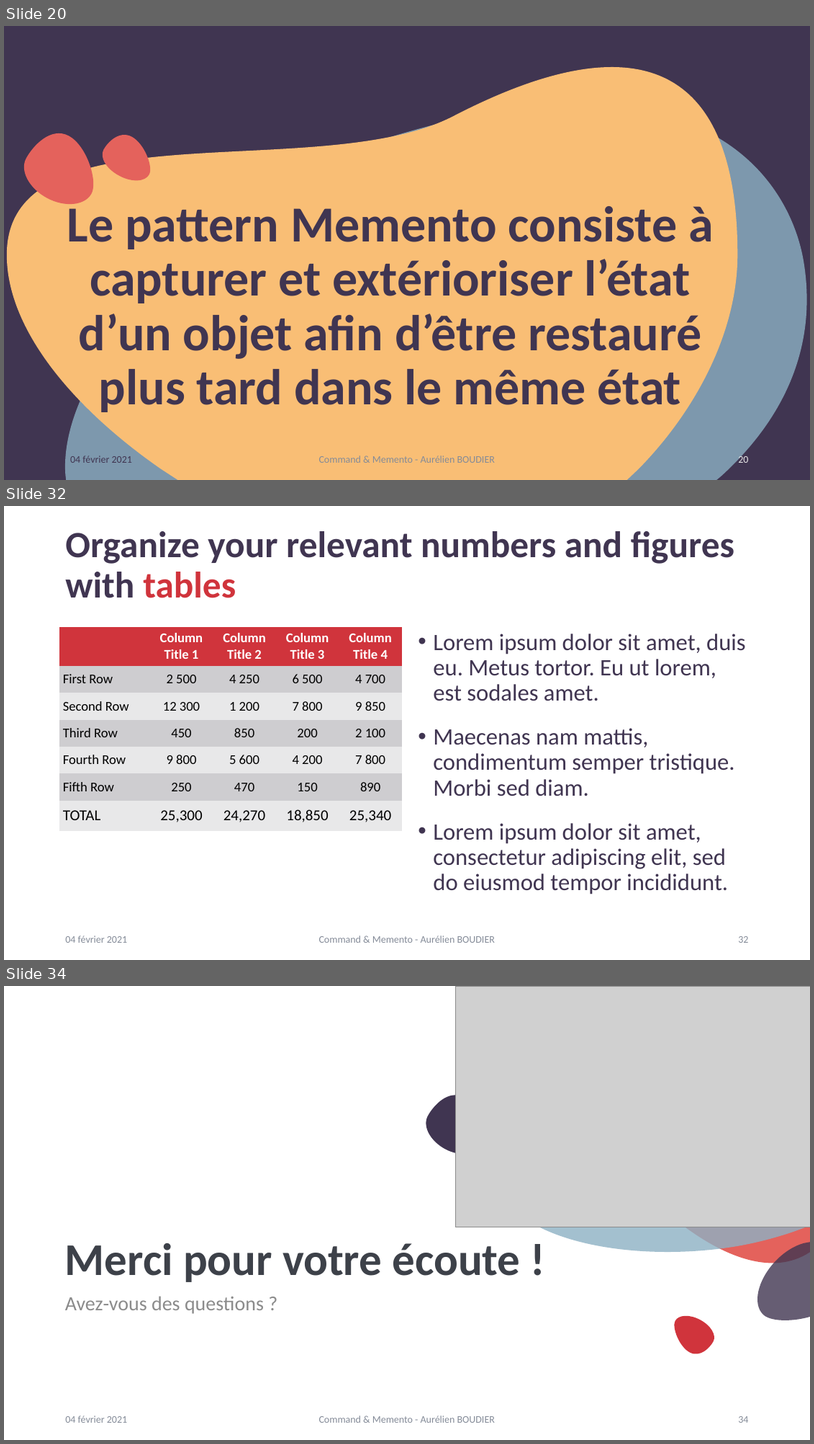
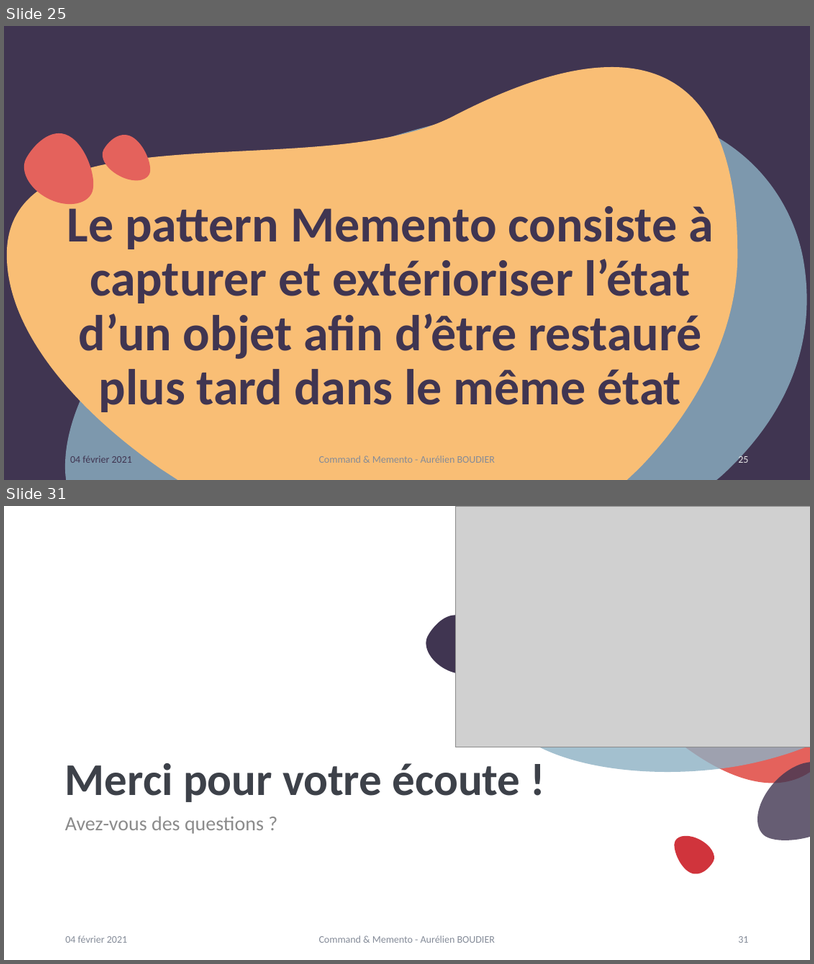
Before and after one commit to kyweez/CDA-14-DESIGN-PATTERN, a slide deck: 01-Powerpoint-presentation/PowerpointPresentation.pptx. Shown one above the other, each under a label of ours: slides 20, 32 and 34 before the commit, slides 25 and 31 after it; the slides between them are not shown. The pictures are 814x1444 and 814x964 pixels, drawn with LibreOffice and Linux fonts; fonts in the diff are those of the drawing; grey boxes stand for pictures. Boxes give left, top, right and bottom in pixels: in the first picture for what was removed or moved away, otherwise in the second. Text is boxed around its words. In the diff, an @@ line names an element or a change of style, - is before the commit and + after.

Commit message:
Commnand & Memento pattern / Done

```diff
--- a/01-Powerpoint-presentation/PowerpointPresentation.pptx
+++ b/01-Powerpoint-presentation/PowerpointPresentation.pptx
@@ slide 32 removed at <box>4,506,810,960</box>, background #FFFFFF @@
@@ title removed at <box>65,531,735,598</box> @@
-Organize your relevant numbers and figures with tables
@@ table removed at <box>59,627,402,830</box>, 7 rows, 5 columns @@
- | Column Title 1 | Column Title 2 | Column Title 3 | Column Title 4
-First Row | 2 500 | 4 250 | 6 500 | 4 700
-Second Row | 12 300 | 1 200 | 7 800 | 9 850
-Third Row | 450 | 850 | 200 | 2 100
-Fourth Row | 9 800 | 5 600 | 4 200 | 7 800
-Fifth Row | 250 | 470 | 150 | 890
-TOTAL | 25,300 | 24,270 | 18,850 | 25,340
@@ text removed at <box>433,633,746,894</box> @@
-• Lorem ipsum dolor sit amet, duis eu. Metus tortor. Eu ut lorem, est sodales amet.
-• Maecenas nam mattis, condimentum semper tristique. Morbi sed diam.
-• Lorem ipsum dolor sit amet, consectetur adipiscing elit, sed do eiusmod tempor incididunt.
@@ text removed at <box>65,935,127,942</box> @@
-04 février 2021
@@ text removed at <box>319,935,495,942</box> @@
-Command & Memento - Aurélien BOUDIER
@@ page number removed at <box>738,936,748,942</box> @@
-32
@@ what was slide 20 is now slide 25 @@
@@ page number at <box>738,454,748,462</box>: text changed @@
-20
+25
@@ what was slide 34 is now slide 31 @@
@@ page number at <box>738,936,748,942</box>: text changed @@
-34
+31
```
Also in this commit, not shown: 11 slides changed, 7 slides added, 9 other slides removed, 6 other files.
